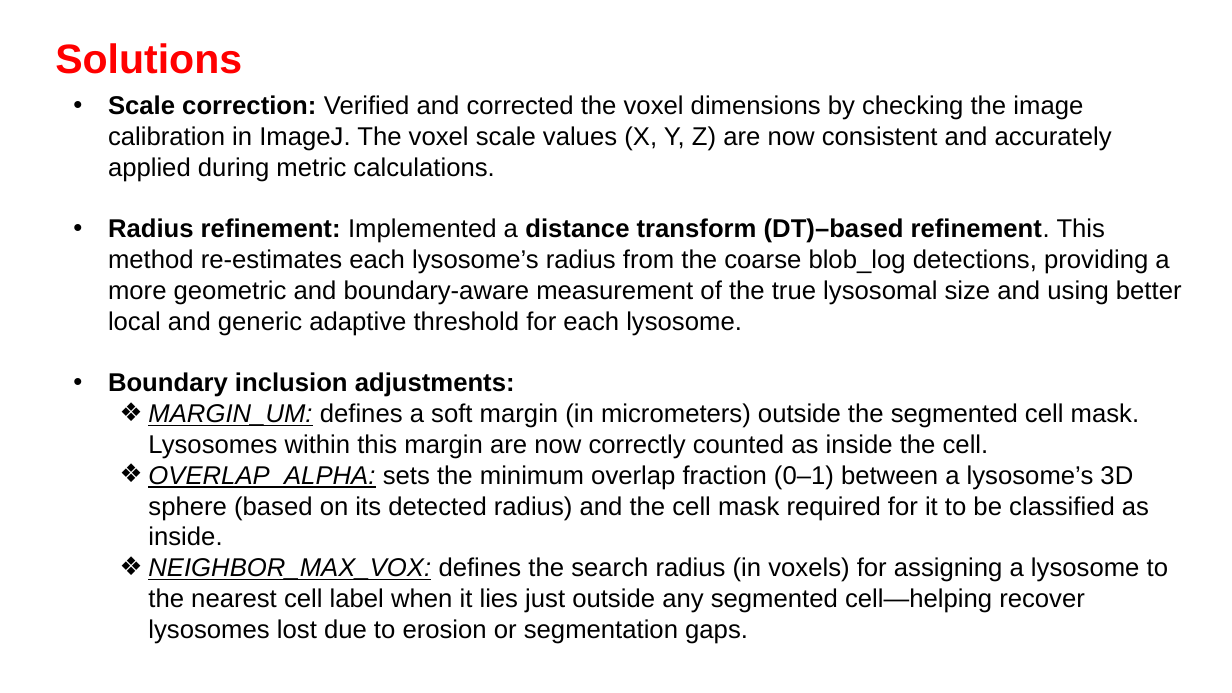
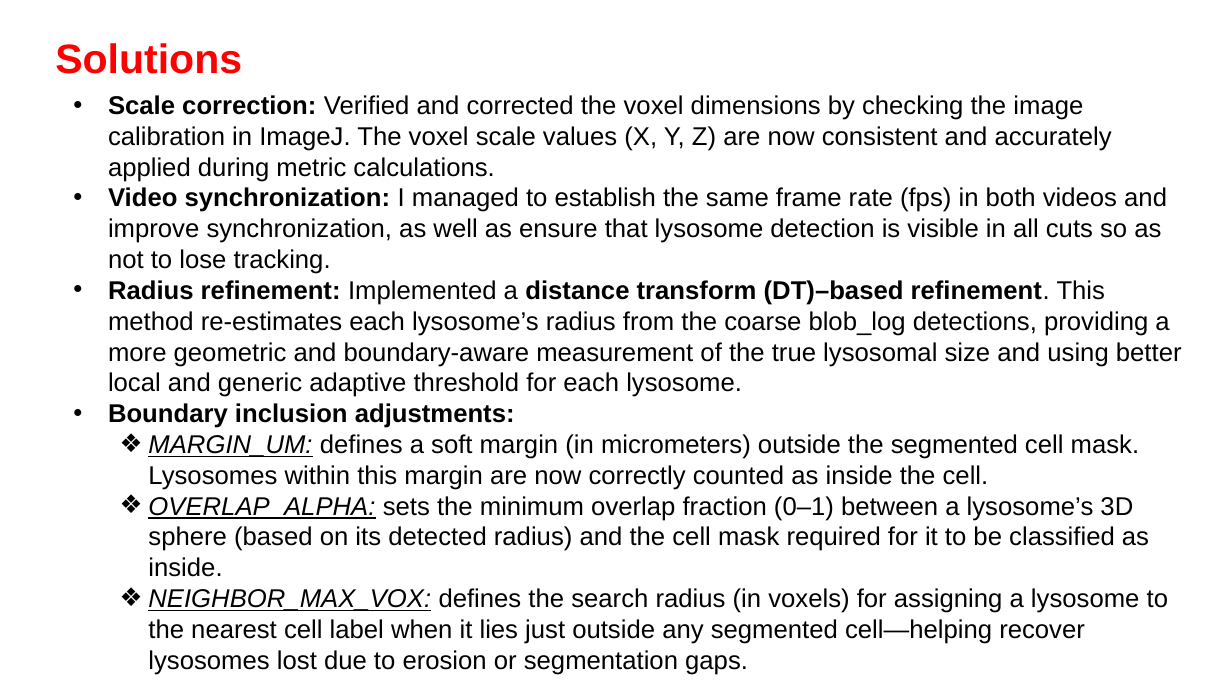
Before and after one commit to Nahuel88Ar/Lysosomes, a slide deck: slide 3 of meeting 17-11.pptx. Drawn at 1232x693 pixels with LibreOffice and Linux fonts; fonts in the diff are those of the drawing; background and template pictures are left out. Boxes give left, top, right and bottom in pixels: in the first picture for what was removed or moved away, otherwise in the second. Text is boxed around its words. In the diff, an @@ line names an element or a change of style, - is before the commit and + after.

```diff
--- a/meeting 17-11.pptx
+++ b/meeting 17-11.pptx
@@ text at bbox=[108, 187, 1167, 274]: paragraph added @@
+• Video synchronization: I managed to establish the same frame rate (fps) in both videos and improve synchronization, as well as ensure that lysosome detection is visible in all cuts so as not to lose tracking.
```
Also in this commit, not shown: 14 other slides changed, 1 slide added, 12 slides removed, 1 other file.
